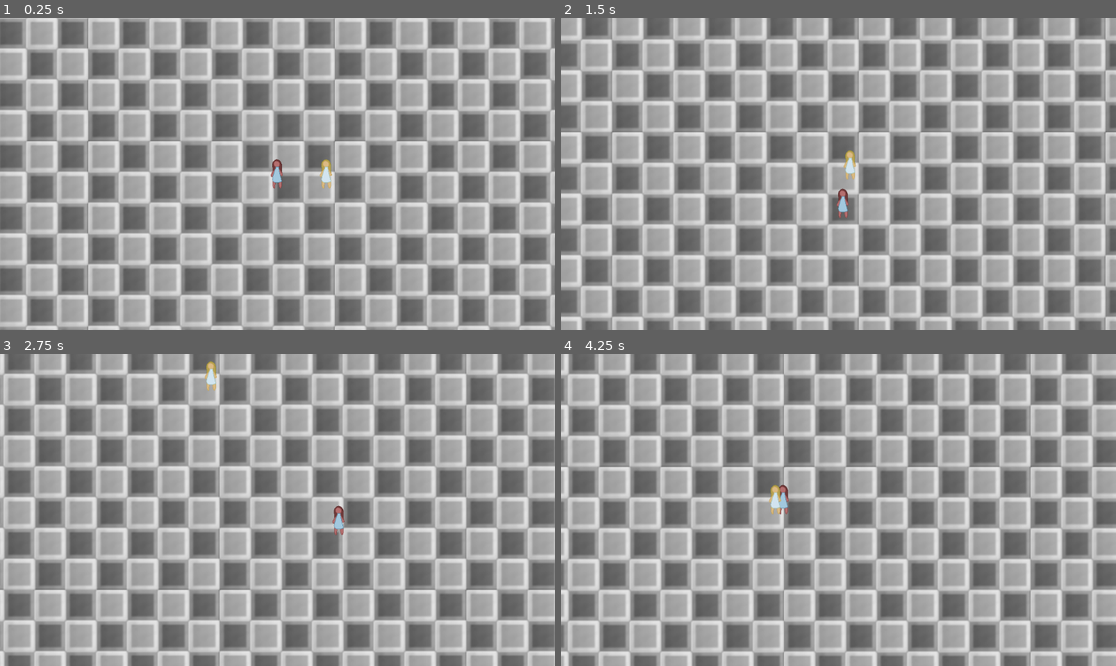
Above: before the commit, frames 1-4 (two rows, left to right).
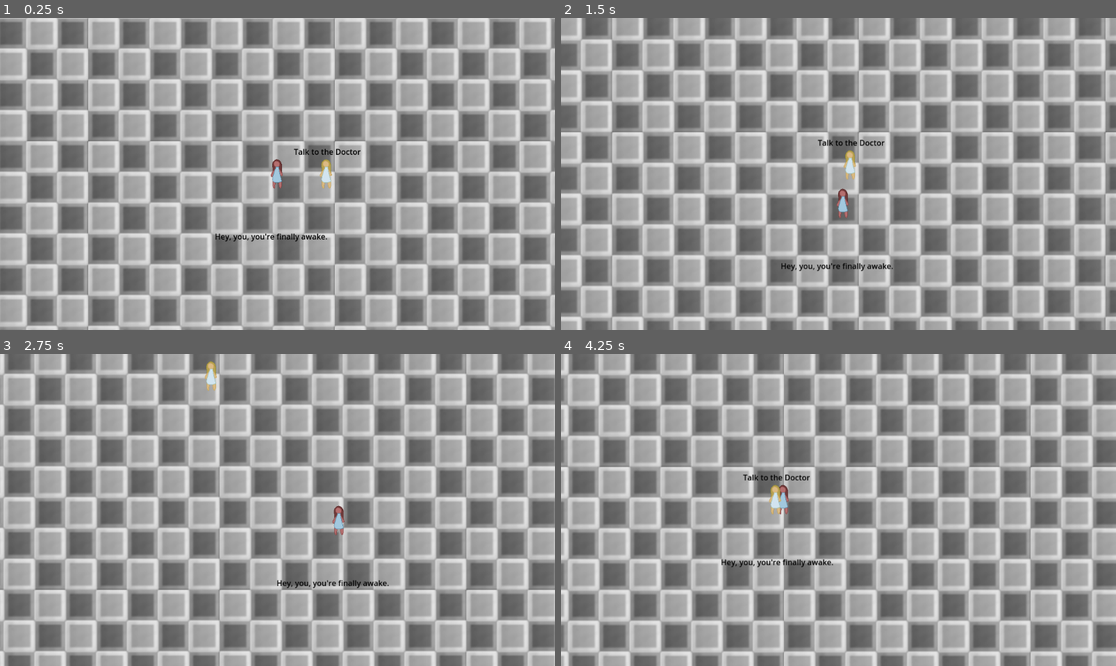
Above: after the commit, the same moments.

Repository: devsalt-png/pilgrimage
Game: Godot game, scene res://main.tscn
Same seed, same stepped clock (60 frames per second), same inputs: the game is played once before the commit and once after it.
Inputs:
- Up to frame 1 (0.25 s): no input
- Up to frame 2 (1.5 s): tap Enter at 0.5 s; hold D (Right) 0.53-1.28 s; hold S (Down) from 1.28 s (still down)
- Up to frame 3 (2.75 s): release S (Down) at 2.03 s; hold D (Right) from 2.03 s (still down)
- Up to frame 4 (4.25 s): release D (Right) at 2.78 s; hold W (Up) 2.78-3.53 s; hold A (Left) from 3.53 s (still down)

The runs differ from the first frame. In frame 1, 0.3% of the frame differs, in the area x 38-65%, y 41-72%; in frame 2, 0.3%; in frame 3, 0.2%; in frame 4, 0.3%, in the area x 28-50%, y 38-69%.

Commit message:
ONE DAY to make POP UP TEXT

Diff:
--- /dev/null
+++ b/Player.gd
@@ -0,0 +1,26 @@
+extends CharacterBody2D
+
+var speed = 400  # speed in pixels/sec
+
+@onready var talk_to: Label = %TalkTo
+@onready var test_dialogue: Label = %TestDialogue
+
+var AreaEntered: bool
+
+func _physics_process(_delta):
+	var direction = Input.get_vector("Left", "Right", "Up", "Down")
+	velocity = direction * speed
+
+	move_and_slide()
+
+func _on_area_2d_body_entered(_body: Node2D) -> void:
+	AreaEntered = true
+	%TalkTo.visible = true
+	if %TalkTo.visible == true:
+		%TalkTo.text = ("Talk to the Doctor")
+	else:
+		%TalkTo.visible = false
+
+func _on_area_2d_body_exited(_body: Node2D) -> void:
+	AreaEntered = false
+	%TalkTo.visible = false
--- a/PlayerMovement.gd
+++ /dev/null
@@ -1,9 +0,0 @@
-extends CharacterBody2D
-
-var speed = 400  # speed in pixels/sec
-
-func _physics_process(delta):
-	var direction = Input.get_vector("Left", "Right", "Up", "Down")
-	velocity = direction * speed
-
-	move_and_slide()
--- a/doctor.gd
+++ b/doctor.gd
@@ -1,3 +1,3 @@
 extends RigidBody2D
 
-var interact
+class_name NPC
--- a/main.tscn
+++ b/main.tscn
@@ -1,12 +1,13 @@
-[gd_scene load_steps=11 format=3 uid="uid://cm0nyem78k4g"]
+[gd_scene load_steps=12 format=3 uid="uid://cm0nyem78k4g"]
 
-[ext_resource type="Script" uid="uid://2lwlmnc2mv4b" path="res://PlayerMovement.gd" id="1_h2yge"]
 [ext_resource type="Texture2D" uid="uid://bpf71rs341ff" path="res://Pilgrimage Assets/pilgrim_line_colour.png" id="1_ig7tw"]
 [ext_resource type="Texture2D" uid="uid://dijfum2pfx5sh" path="res://Pilgrimage Assets/chessboard bg.png" id="3_1bvp3"]
 [ext_resource type="Script" uid="uid://c4qao7x73d0ts" path="res://doctor.gd" id="3_7mycd"]
 [ext_resource type="Texture2D" uid="uid://wgbrwxvmer8m" path="res://Pilgrimage Assets/doc_line_colour.png" id="3_lquwl"]
+[ext_resource type="Script" uid="uid://bnadj1oluoq2n" path="res://Player.gd" id="4_lquwl"]
+[ext_resource type="Script" uid="uid://djlxph06kbfm4" path="res://talk_to.gd" id="5_7mycd"]
 
-[sub_resource type="RectangleShape2D" id="RectangleShape2D_0xm2m"]
+[sub_resource type="RectangleShape2D" id="RectangleShape2D_5vw27"]
 size = Vector2(18, 53)
 
 [sub_resource type="RectangleShape2D" id="RectangleShape2D_272bh"]
@@ -25,16 +26,16 @@
 
 [node name="Player" type="CharacterBody2D" parent="."]
 z_index = 10
-script = ExtResource("1_h2yge")
+script = ExtResource("4_lquwl")
 
 [node name="Sprite2D" type="Sprite2D" parent="Player"]
 texture = ExtResource("1_ig7tw")
 
 [node name="CollisionShape2D" type="CollisionShape2D" parent="Player"]
 position = Vector2(-1, 1.5)
-shape = SubResource("RectangleShape2D_0xm2m")
+shape = SubResource("RectangleShape2D_5vw27")
 
-[node name="Camera2D" type="Camera2D" parent="Player"]
+[node name="Camera2D2" type="Camera2D" parent="Player"]
 position_smoothing_enabled = true
 position_smoothing_speed = 2.5
 drag_left_margin = 0.6
@@ -43,13 +44,14 @@
 drag_bottom_margin = 0.6
 editor_draw_drag_margin = true
 
-[node name="TestDialogue" type="Label" parent="Player/Camera2D"]
+[node name="TestDialogue" type="Label" parent="Player/Camera2D2"]
 unique_name_in_owner = true
-offset_left = -201.0
-offset_top = 165.0
-offset_right = 312.0
-offset_bottom = 231.0
+offset_left = -130.0
+offset_top = 118.0
+offset_right = 104.0
+offset_bottom = 141.0
 theme_override_colors/font_color = Color(0, 0, 0, 1)
+text = "Hey, you, you're finally awake."
 
 [node name="Doctor" type="RigidBody2D" parent="."]
 z_index = 10
@@ -68,6 +70,26 @@
 
 [node name="CollisionShape2D" type="CollisionShape2D" parent="Doctor/Area2D"]
 shape = SubResource("CircleShape2D_5vw27")
+
+[node name="TalkTo" type="Label" parent="Doctor/Area2D"]
+unique_name_in_owner = true
+z_index = 5
+offset_left = -68.0
+offset_top = -58.0
+offset_right = 71.0
+offset_bottom = -35.0
+theme_override_colors/font_color = Color(0, 0, 0, 1)
+text = " "
+script = ExtResource("5_7mycd")
+
+[node name="Camera2D" type="Camera2D" parent="Doctor/Area2D"]
+position_smoothing_enabled = true
+position_smoothing_speed = 2.5
+drag_left_margin = 0.6
+drag_top_margin = 0.6
+drag_right_margin = 0.6
+drag_bottom_margin = 0.6
+editor_draw_drag_margin = true
 
 [node name="Map" type="TextureRect" parent="."]
 show_behind_parent = true
@@ -105,3 +127,6 @@
 [node name="CollisionShape2D" type="CollisionShape2D" parent="Map/BottomBoundary"]
 position = Vector2(45.5, 0)
 shape = SubResource("RectangleShape2D_7mycd")
+
+[connection signal="body_entered" from="Doctor/Area2D" to="Player" method="_on_area_2d_body_entered"]
+[connection signal="body_exited" from="Doctor/Area2D" to="Player" method="_on_area_2d_body_exited"]
--- /dev/null
+++ b/player.tscn
@@ -0,0 +1,49 @@
+[gd_scene load_steps=4 format=3 uid="uid://c107v8fplpr27"]
+
+[ext_resource type="Texture2D" uid="uid://bpf71rs341ff" path="res://Pilgrimage Assets/pilgrim_line_colour.png" id="2_i3pqv"]
+
+[sub_resource type="GDScript" id="GDScript_4flbx"]
+script/source = "extends CharacterBody2D
+
+var speed = 400  # speed in pixels/sec
+
+@onready var TalkTo = $Main/Doctor/Area2D/TalkTo
+@onready var TestDialogue = $Player/Camera2D2/TestDialogue
+@onready var Player = $Player
+
+var CloseBy: bool
+
+func _physics_process(_delta):
+	var direction = Input.get_vector(\"Left\", \"Right\", \"Up\", \"Down\")
+	velocity = direction * speed
+
+	move_and_slide()
+
+
+
+func _on_area_2d_body_entered(_body: Node2D) -> void:
+	CloseBy = true
+	$Main/Doctor/Area2D/TalkTo.show
+	if(CloseBy):
+		$Main/Doctor/Area2D/TalkTo.text = (\"Talk to the Doctor\")
+
+func _on_area_2d_body_exited(body: Node2D) -> void:
+	CloseBy = false
+	$Main/Doctor/Area2D/TalkTo.hide
+"
+
+[sub_resource type="RectangleShape2D" id="RectangleShape2D_0xm2m"]
+size = Vector2(18, 53)
+
+[node name="Player" type="CharacterBody2D"]
+light_mask = 2
+visibility_layer = 2
+z_index = 10
+script = SubResource("GDScript_4flbx")
+
+[node name="Sprite2D" type="Sprite2D" parent="."]
+texture = ExtResource("2_i3pqv")
+
+[node name="CollisionShape2D" type="CollisionShape2D" parent="."]
+position = Vector2(-1, 1.5)
+shape = SubResource("RectangleShape2D_0xm2m")
--- /dev/null
+++ b/talk_to.gd
@@ -0,0 +1,3 @@
+extends Label
+
+@onready var talk_to: Label = %TalkTo
Not shown, added: Player.gd.uid
Not shown, removed: PlayerMovement.gd.uid
Not shown, added: talk_to.gd.uid
